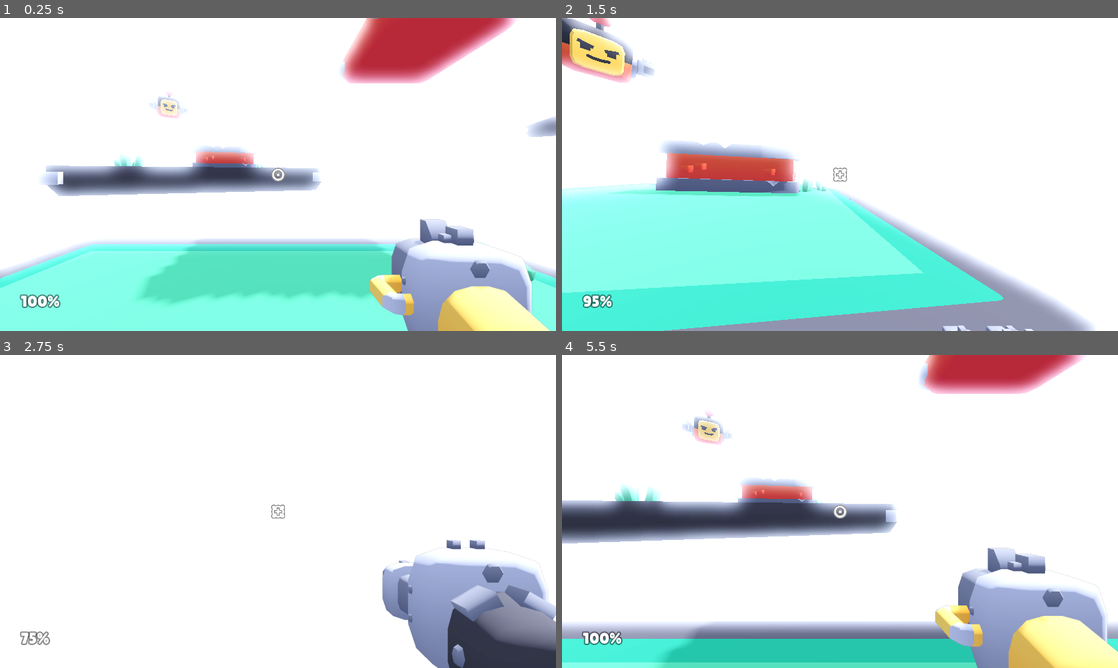
Above: before the commit, frames 1-4 (two rows, left to right).
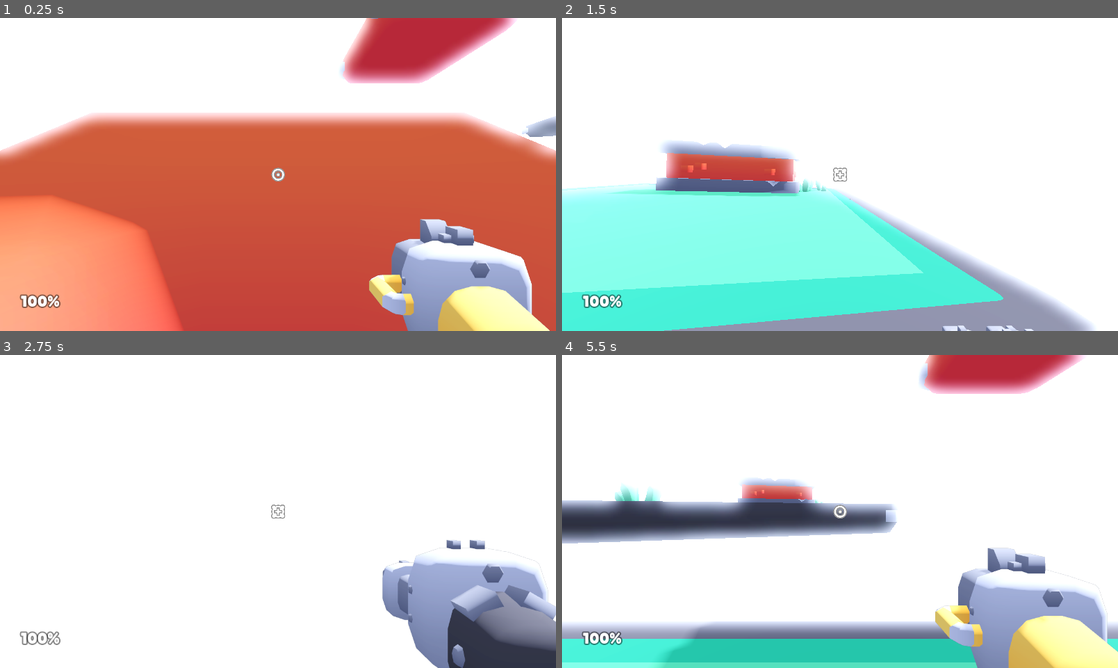
Above: after the commit, the same moments.

Repository: robmikh/Starter-Kit-FPS-rust
Game: Godot game, scene res://scenes/main.tscn
Two runs of this game, one before a commit and one after it. Both use one fixed random seed, a clock stepped at 60 frames per second and the inputs below.
Inputs (mouse positions are in pixels of both pictures, inside the frame that each line leads up to):
- Up to frame 1 (0.25 s): no input
- Up to frame 2 (1.5 s): move the mouse to (867, 174) at 0.52 s; hold W (move_forward) from 0.53 s (still down); click (867, 174) at 0.6 s; tap Space (jump) at 0.77 s; move the mouse to (812, 174) at 1.27 s; tap E (weapon_toggle) at 1.35 s
- Up to frame 3 (2.75 s): keep holding W (move_forward); tap Space (jump) at 1.52 s; move the mouse to (289, 505) at 2.02 s; click (289, 505) at 2.1 s
- Up to frame 4 (5.5 s): keep holding W (move_forward); move the mouse to (834, 517) at 2.77 s; tap E (weapon_toggle) at 2.85, 4.35 s; tap Space (jump) at 3.02, 3.77, 4.52 s; move the mouse to (878, 514) at 3.52 s; click (878, 514) at 3.6 s; move the mouse to (795, 508) at 4.27 s; move the mouse to (845, 511) at 5.02 s; click (845, 511) at 5.1 s

The runs differ from the first frame. In frame 1, 60% of the frame differs, in the area x 0-100%, y 24-100%; in frame 2, 2.3%; in frame 3, 0.2%; in frame 4, 0.5%.

Commit message:
partially port enemy

Diff:
--- a/godot/objects/enemy.tscn
+++ b/godot/objects/enemy.tscn
@@ -1,14 +1,12 @@
-[gd_scene load_steps=5 format=3 uid="uid://d2g78tpqbyf5g"]
+[gd_scene load_steps=4 format=3 uid="uid://d2g78tpqbyf5g"]
 
 [ext_resource type="PackedScene" uid="uid://lde2xq3vq635" path="res://models/enemy-flying.glb" id="1_3v8nl"]
-[ext_resource type="Script" path="res://objects/enemy.gd" id="1_jg24b"]
 [ext_resource type="SpriteFrames" uid="uid://dbv3sy5qjatnl" path="res://sprites/burst_animation.tres" id="3_iblw5"]
 
 [sub_resource type="SphereShape3D" id="SphereShape3D_iix87"]
 radius = 0.75
 
-[node name="enemy-flying" type="Area3D"]
-script = ExtResource("1_jg24b")
+[node name="enemy-flying" type="Enemy"]
 
 [node name="enemy-flying" parent="." instance=ExtResource("1_3v8nl")]
 
Not shown: 1 places in godot/scenes/main.tscn that only renumber resources
Not shown, added: godot/main.gdextension
Not shown, changed: rust/Cargo.lock
Not shown, changed: rust/Cargo.toml
Not shown, changed: rust/src/lib.rs
